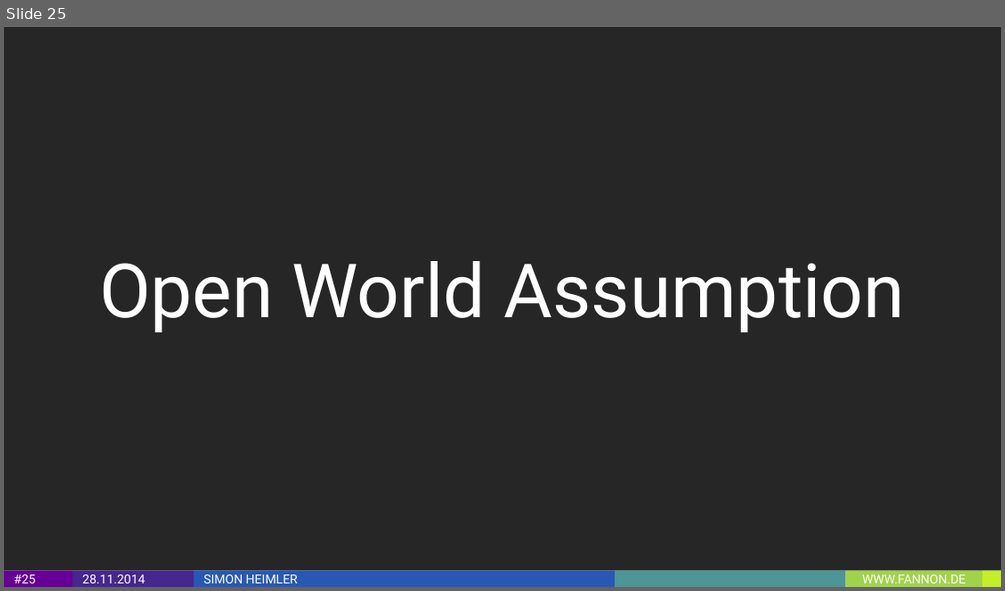
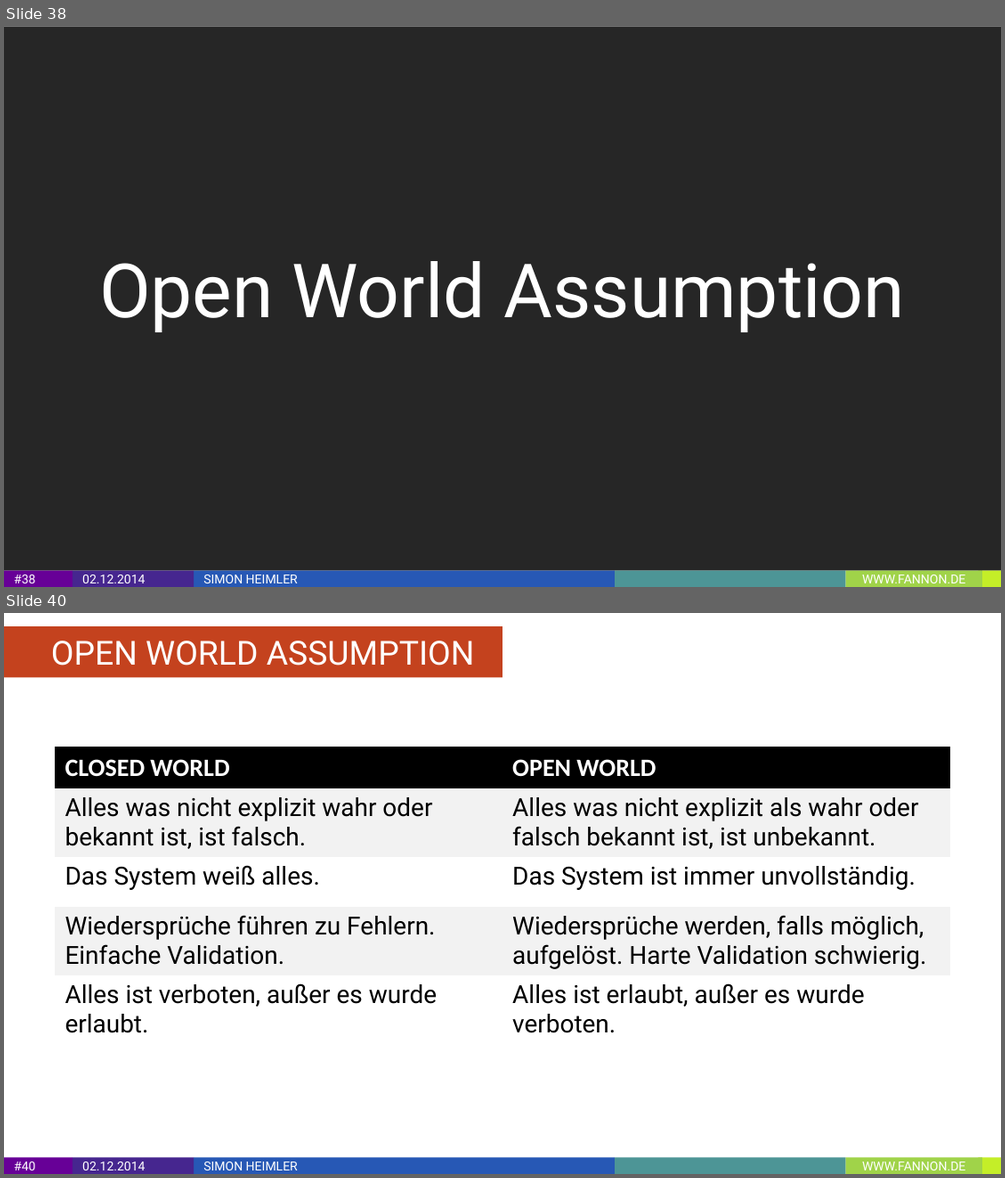
Before and after one commit to Fannon/SemanticWebParadigmen, a slide deck: Semantic Web Paradigmen PPT.pptx. Shown one above the other, each under a label of ours: slide 25 before the commit, slides 38 and 40 after it; the slides between them are not shown. The pictures are 1005x591 and 1005x1178 pixels, drawn with LibreOffice and Linux fonts; fonts in the diff are those of the drawing. Boxes give left, top, right and bottom in pixels: in the first picture for what was removed or moved away, otherwise in the second. Text is boxed around its words. In the diff, an @@ line names an element or a change of style, - is before the commit and + after.

```diff
--- a/Semantic Web Paradigmen PPT.pptx
+++ b/Semantic Web Paradigmen PPT.pptx
@@ slide 40 added at bbox=[4, 613, 1001, 1174], background #FFFFFF; not listed: 6 template elements that a slide beside it also shows @@
@@ rectangle added at bbox=[4, 627, 502, 678], fill #C4421E, 24 pt, text #FFFFFF @@
+OPEN WORLD ASSUMPTION
@@ table added at bbox=[55, 747, 950, 1046], 5 rows, 2 columns @@
+CLOSED WORLD | OPEN WORLD
+Alles was nicht explizit wahr oder bekannt ist, ist falsch. | Alles was nicht explizit als wahr oder falsch bekannt ist, ist unbekannt.
+Das System weiß alles. | Das System ist immer unvollständig.
+Wiedersprüche führen zu Fehlern. Einfache Validation. | Wiedersprüche werden, falls möglich, aufgelöst. Harte Validation schwierig.
+Alles ist verboten, außer es wurde erlaubt. | Alles ist erlaubt, außer es wurde verboten.
@@ what was slide 25 is now slide 38 @@
@@ slide 38 changed as well @@
@@ page number at bbox=[14, 574, 35, 583]: text changed @@
-#25
+#38
@@ text in rectangle at bbox=[82, 574, 145, 583]: text changed @@
-28.11.2014
+02.12.2014
```
Also in this commit, not shown: 18 other slides changed, 26 other slides added, 11 slides removed, 4 other files.
